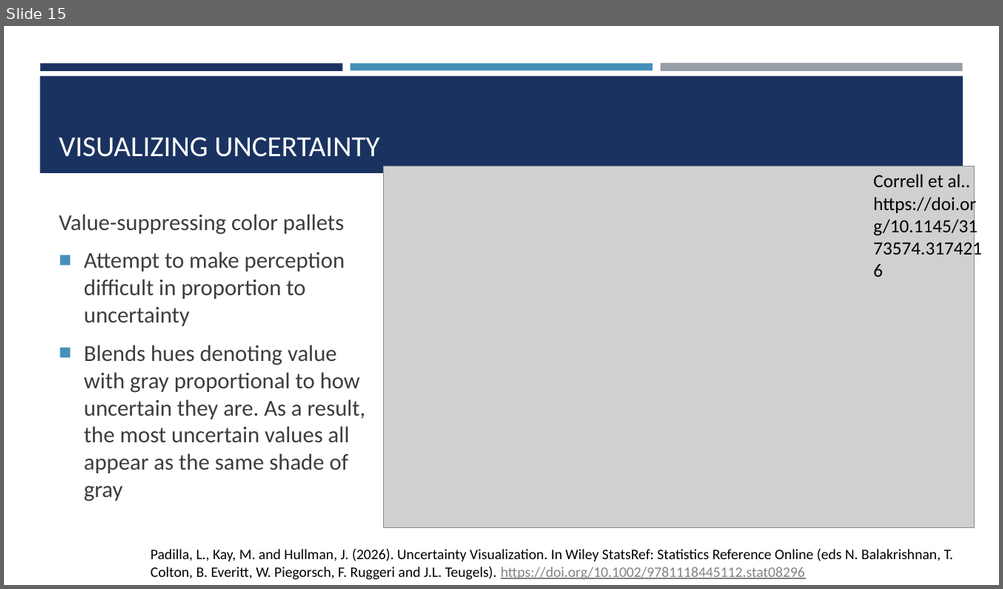
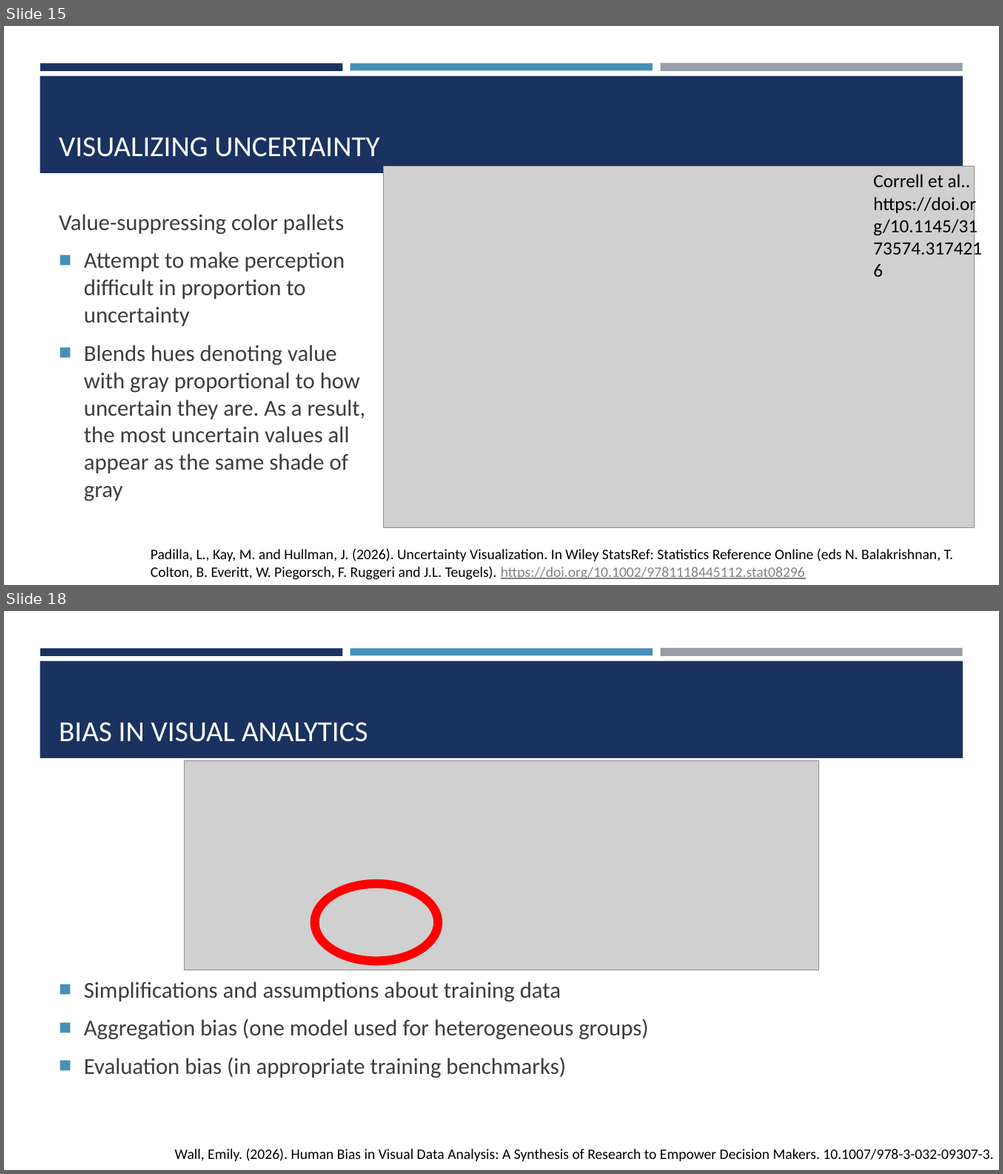
Before and after one commit to amosca01/SDS-CSC235, a slide deck: slides/11-uncertainty-bias.pptx. Shown one above the other, each under a label of ours: slide 15 before the commit, slides 15 and 18 after it; the slides between them are not shown. The pictures are 1003x589 and 1003x1174 pixels, drawn with LibreOffice and Linux fonts; fonts in the diff are those of the drawing; grey boxes stand for pictures. Boxes give left, top, right and bottom in pixels: in the first picture for what was removed or moved away, otherwise in the second. Text is boxed around its words. In the diff, an @@ line names an element or a change of style, - is before the commit and + after.

```diff
--- a/slides/11-uncertainty-bias.pptx
+++ b/slides/11-uncertainty-bias.pptx
@@ slide 18 added at [4,611,999,1170], background #FFFFFF; not listed: 4 template elements that a slide beside it also shows @@
@@ title added at [59,722,368,742], 28 pt, text #FFFFFF @@
+BIAS IN VISUAL ANALYTICS
@@ picture added at [185,761,819,971] @@
@@ donut added at [310,880,442,966], fill #FF0000 @@
@@ text added at [84,982,648,1079], 22 pt, text #3D3D3D @@
+■ Simplifications and assumptions about training data
+■ Aggregation bias (one model used for heterogeneous groups)
+■ Evaluation bias (in appropriate training benchmarks)
@@ text added at [175,1149,993,1162], 14 pt, text #000000 @@
+Wall, Emily. (2026). Human Bias in Visual Data Analysis: A Synthesis of Research to Empower Decision Makers. 10.1007/978-3-032-09307-3.
```
Also in this commit, not shown: 11 other slides added, 14 other files.
